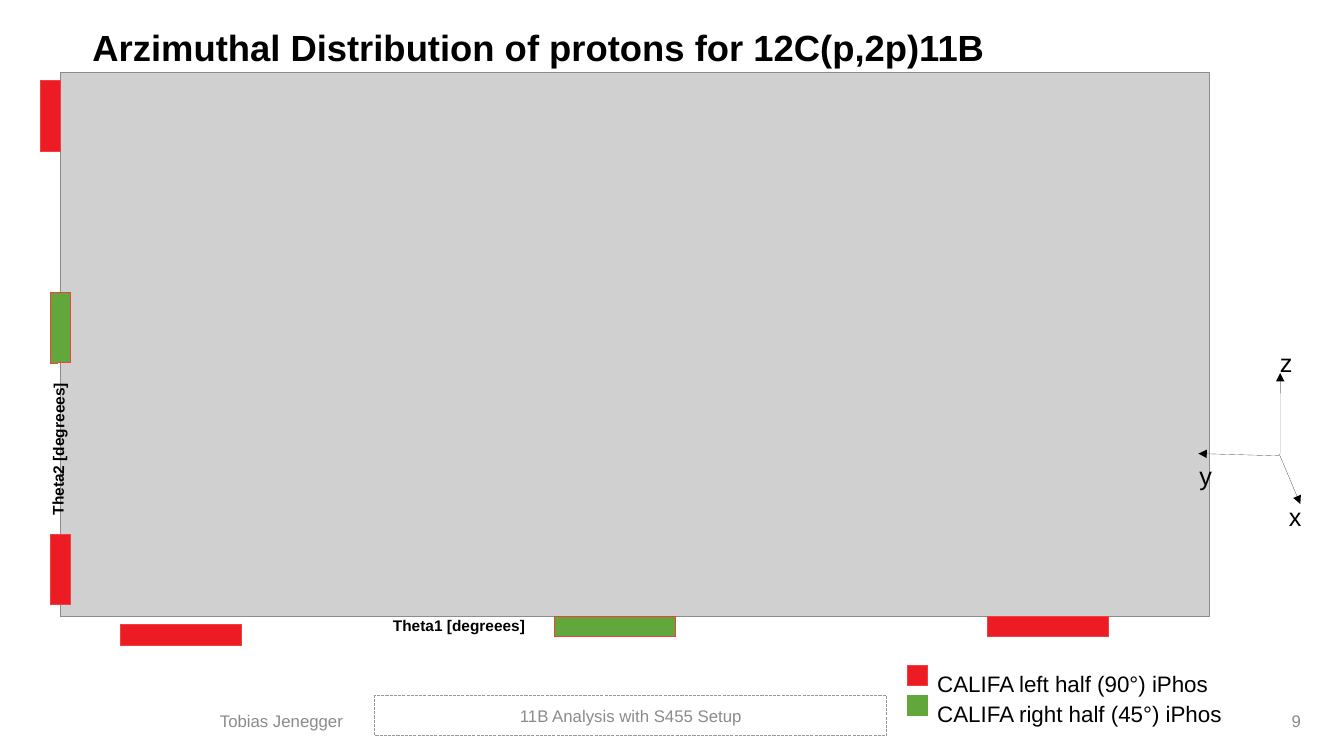
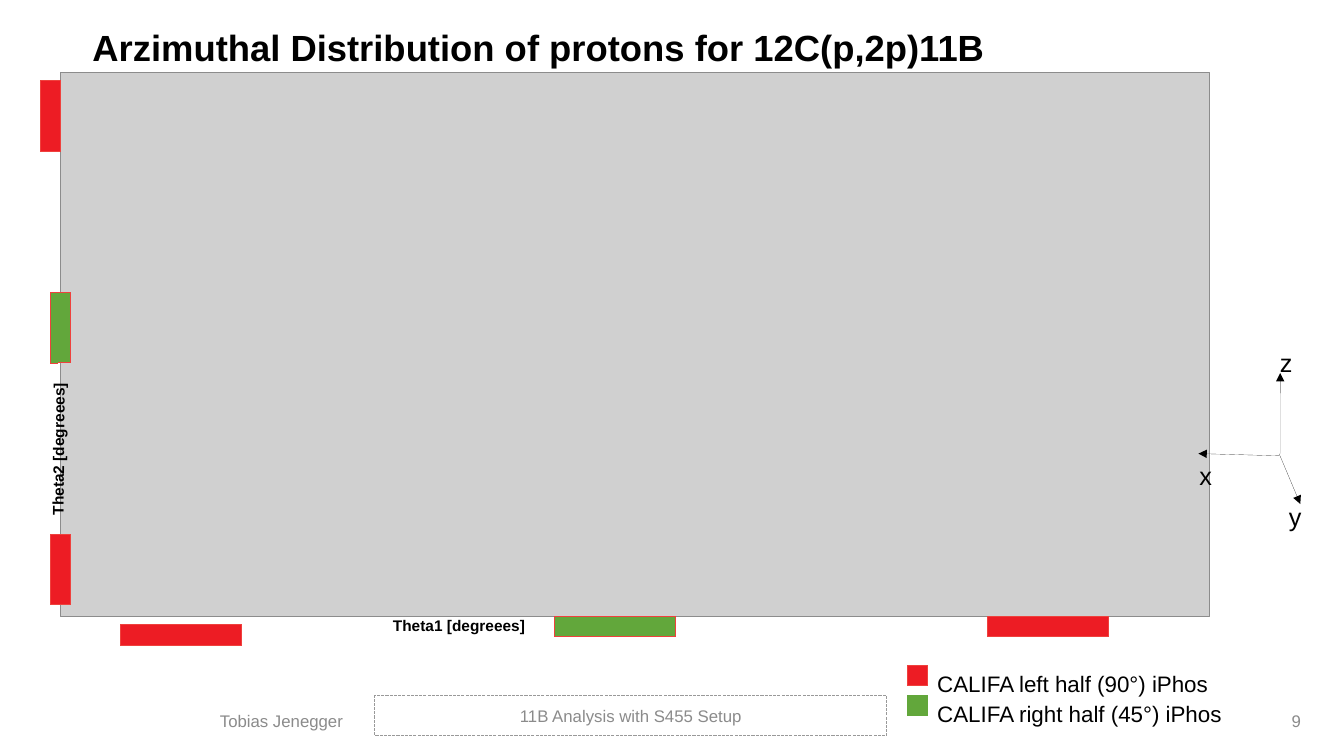
Before and after one commit to jenegger/r3b_week2020, a slide deck: slide 9 of r3b_presentation.odp. Drawn at 1344x756 pixels with LibreOffice and Linux fonts; fonts in the diff are those of the drawing; grey boxes stand for pictures; background and template pictures are left out. Boxes give left, top, right and bottom in pixels: in the first picture for what was removed or moved away, otherwise in the second. Text is boxed around its words. In the diff, an @@ line names an element or a change of style, - is before the commit and + after.

```diff
--- a/r3b_presentation.odp
+++ b/r3b_presentation.odp
@@ text "x" rewrapped from (1289, 512, 1302, 526) to (1199, 465, 1212, 491) @@
@@ text "y" rewrapped from (1199, 465, 1212, 491) to (1289, 512, 1302, 531) @@
```
Also in this commit, not shown: 1 other slide changed, 1 other file.
